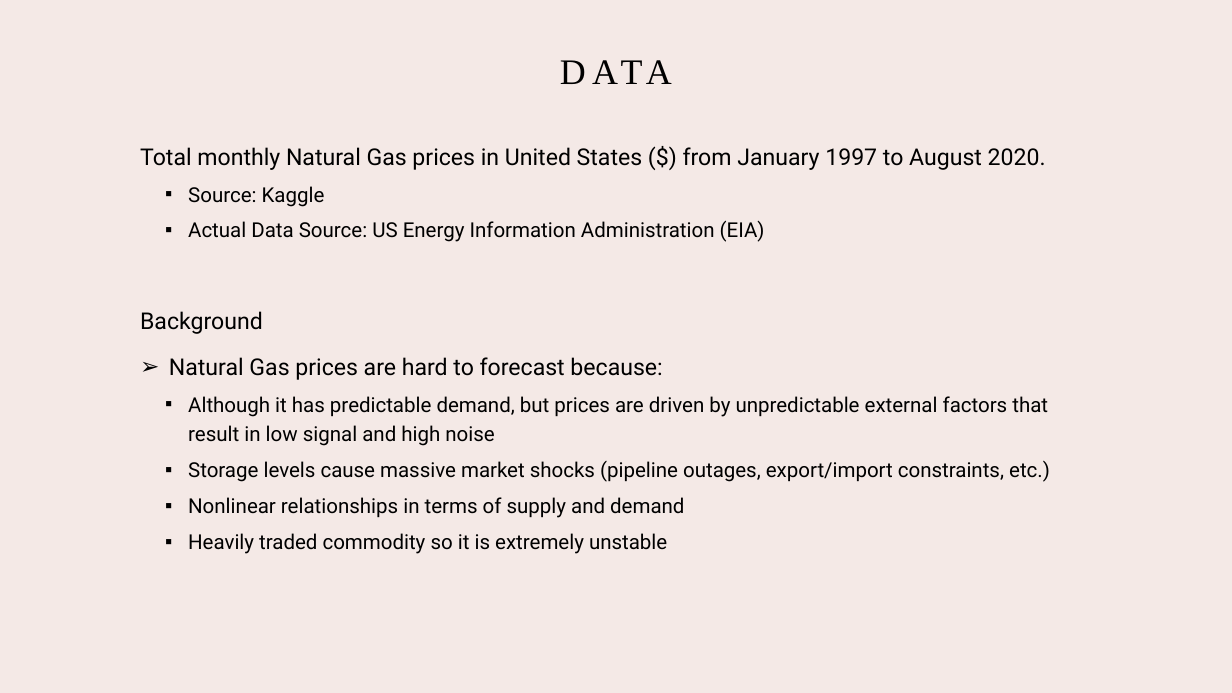
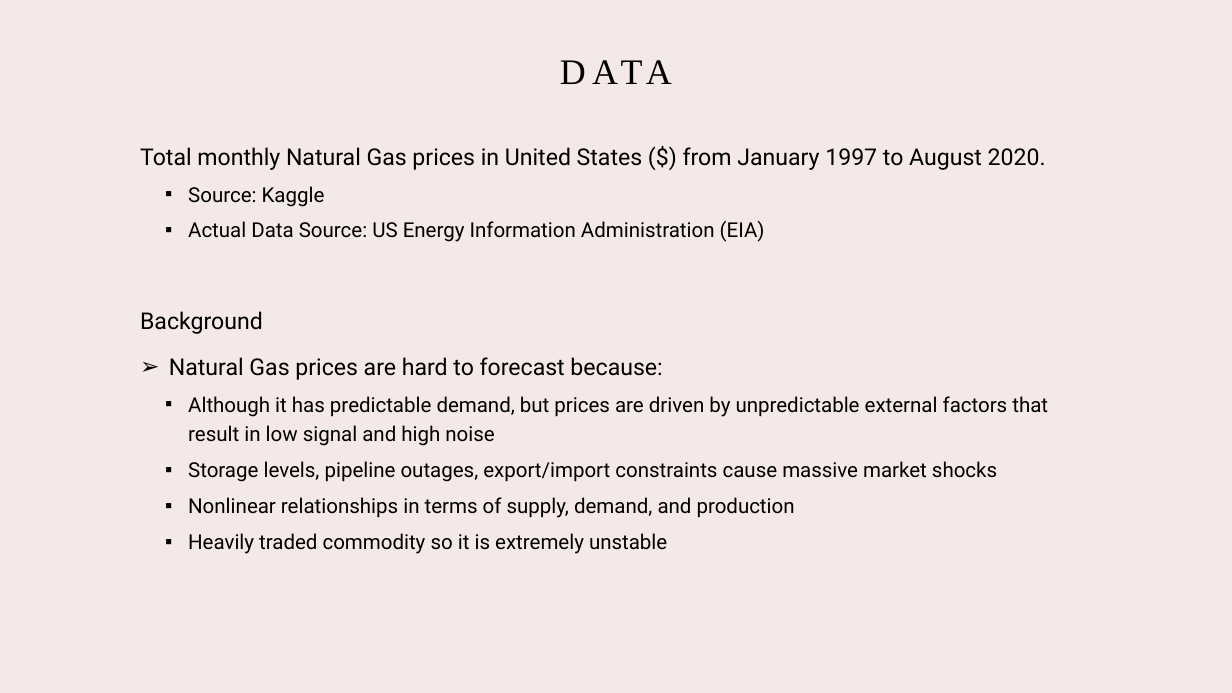
Before and after one commit to Dhruvi196/Business_Forecasting, a slide deck: slide 3 of Project/BusinessForecasting_Project.pptx. Drawn at 1232x693 pixels with LibreOffice and Linux fonts; fonts in the diff are those of the drawing. Boxes give left, top, right and bottom in pixels: in the first picture for what was removed or moved away, otherwise in the second. Text is boxed around its words. In the diff, an @@ line names an element or a change of style, - is before the commit and + after.

```diff
--- a/Project/BusinessForecasting_Project.pptx
+++ b/Project/BusinessForecasting_Project.pptx
@@ text at <box>188,461,997,518</box>: text changed @@
-  ▪ Storage levels cause massive market shocks (pipeline outages, export/import constraints, etc.)
-  ▪ Nonlinear relationships in terms of supply and demand
+  ▪ Storage levels, pipeline outages, export/import constraints cause massive market shocks
+  ▪ Nonlinear relationships in terms of supply, demand, and production
```
Also in this commit, not shown: 6 other slides changed.
